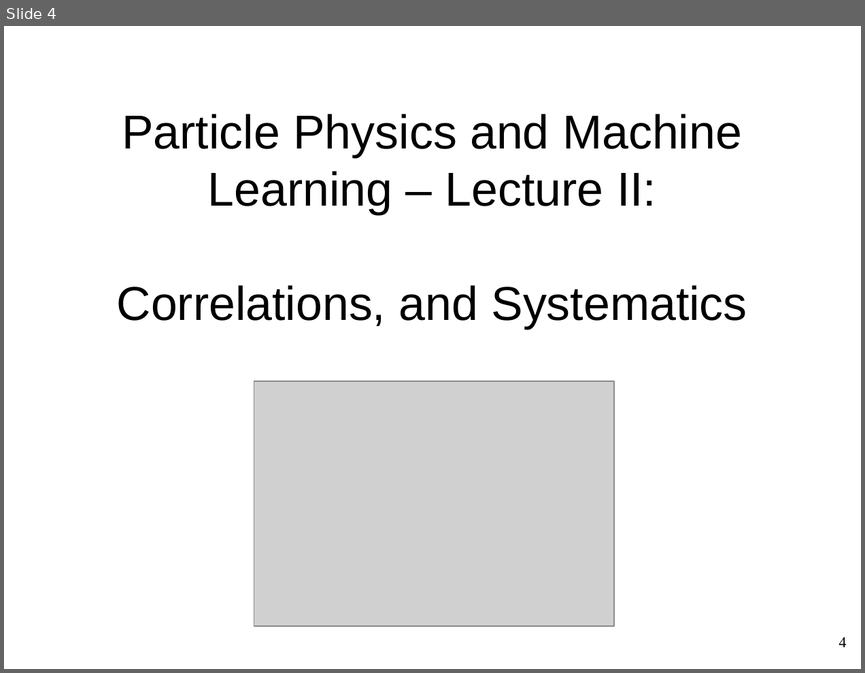
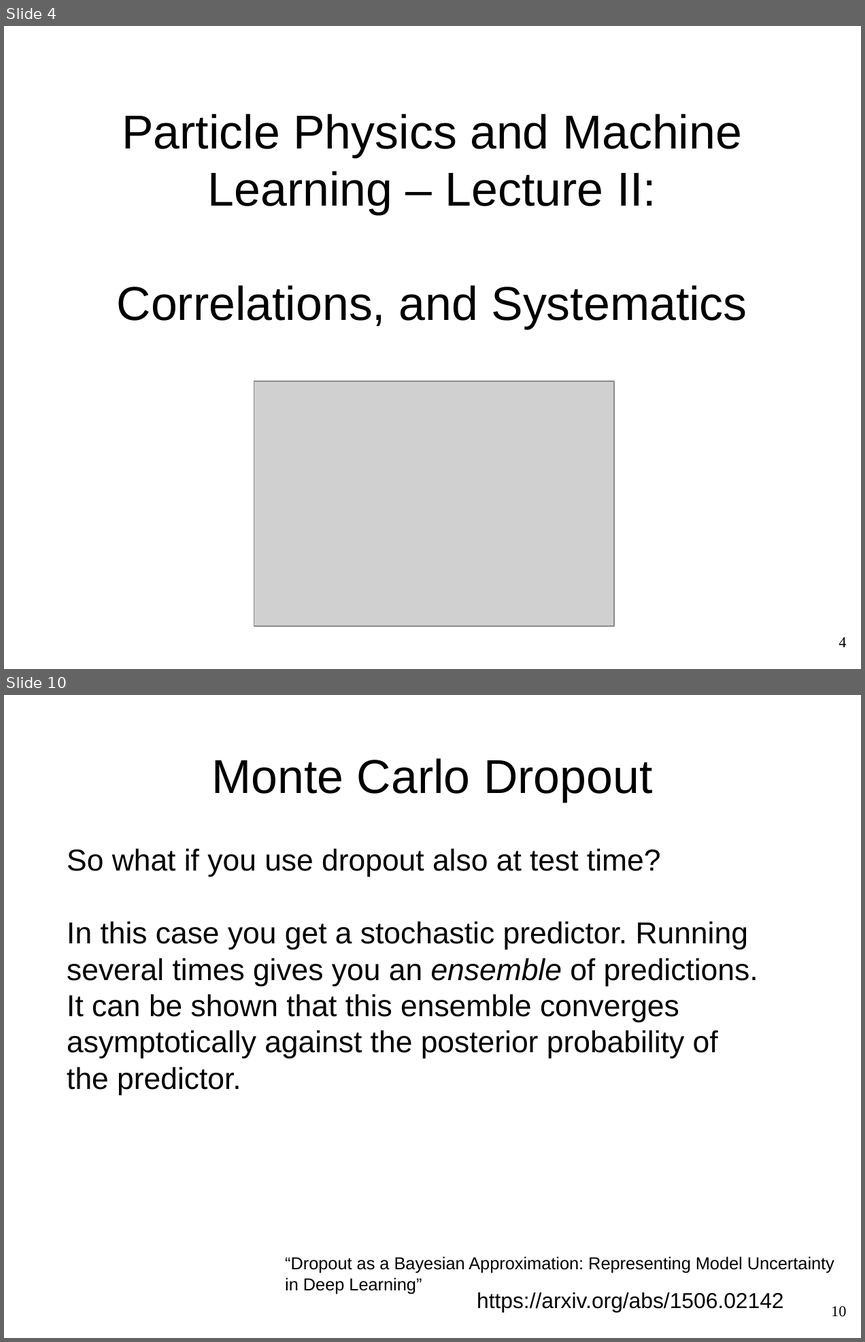
Before and after one commit to WolfgangWaltenberger/winterschool, a slide deck: systematics.odp. Shown one above the other, each under a label of ours: slide 4 before the commit, slides 4 and 10 after it; the slides between them are not shown. The pictures are 865x673 and 865x1342 pixels, drawn with LibreOffice and Linux fonts; fonts in the diff are those of the drawing; grey boxes stand for pictures. Boxes give left, top, right and bottom in pixels: in the first picture for what was removed or moved away, otherwise in the second. Text is boxed around its words. In the diff, an @@ line names an element or a change of style, - is before the commit and + after.

```diff
--- a/systematics.odp
+++ b/systematics.odp
@@ slide 10 added at [4, 695, 861, 1338], background #FFFFFF @@
@@ title added at [211, 758, 652, 802], 44 pt, text #000000 @@
+Monte Carlo Dropout
@@ text added at [67, 848, 758, 1095], 28 pt, text #000000 @@
+So what if you use dropout also at test time?
+In this case you get a stochastic predictor. Running several times gives you an ensemble of predictions.
+It can be shown that this ensemble converges asymptotically against the posterior probability of the predictor.
@@ text added at [285, 1256, 834, 1293], 16 pt, text #000000 @@
+“Dropout as a Bayesian Approximation: Representing Model Uncertainty in Deep Learning”
@@ text added at [477, 1292, 783, 1312], 20 pt, text #000000 @@
+https://arxiv.org/abs/1506.02142
@@ page number added at [831, 1306, 846, 1317], 14 pt, text #000000 @@
+10
```
Also in this commit, not shown: 1 slide changed, 16 other slides added, 1 slide removed.
